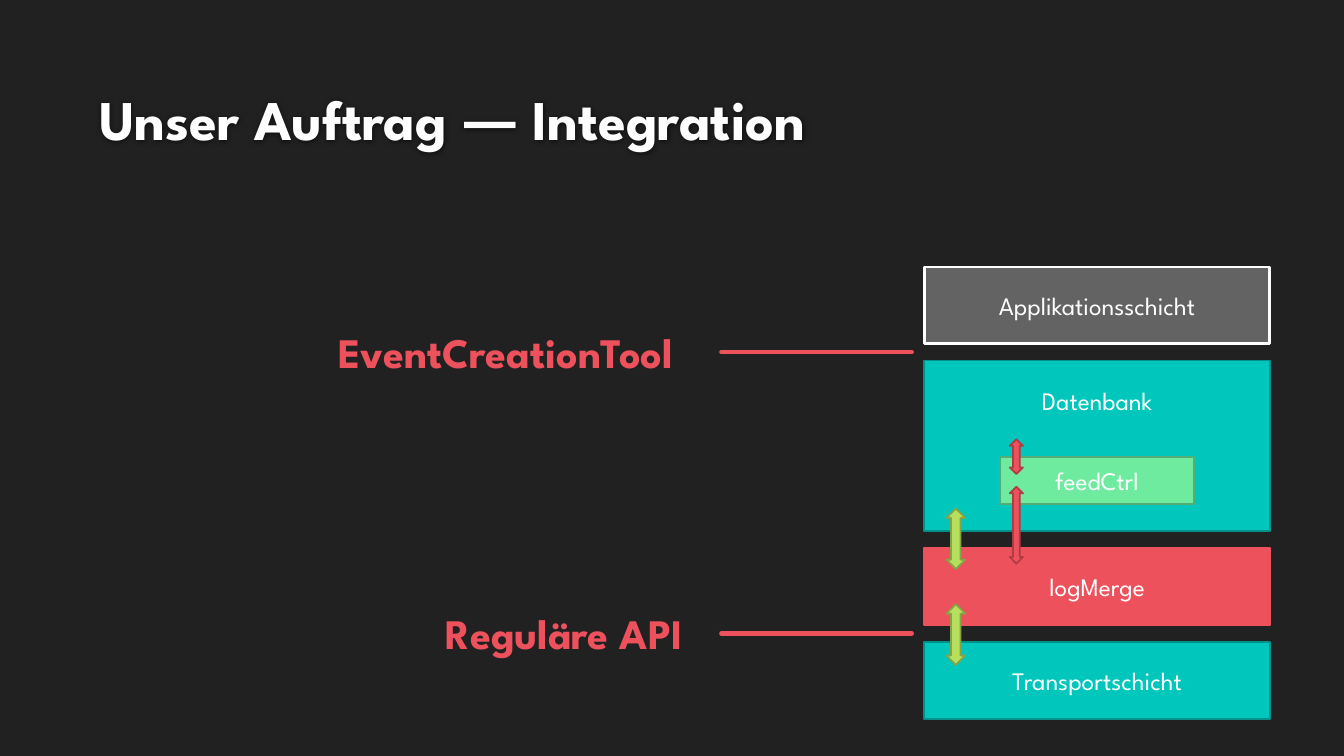
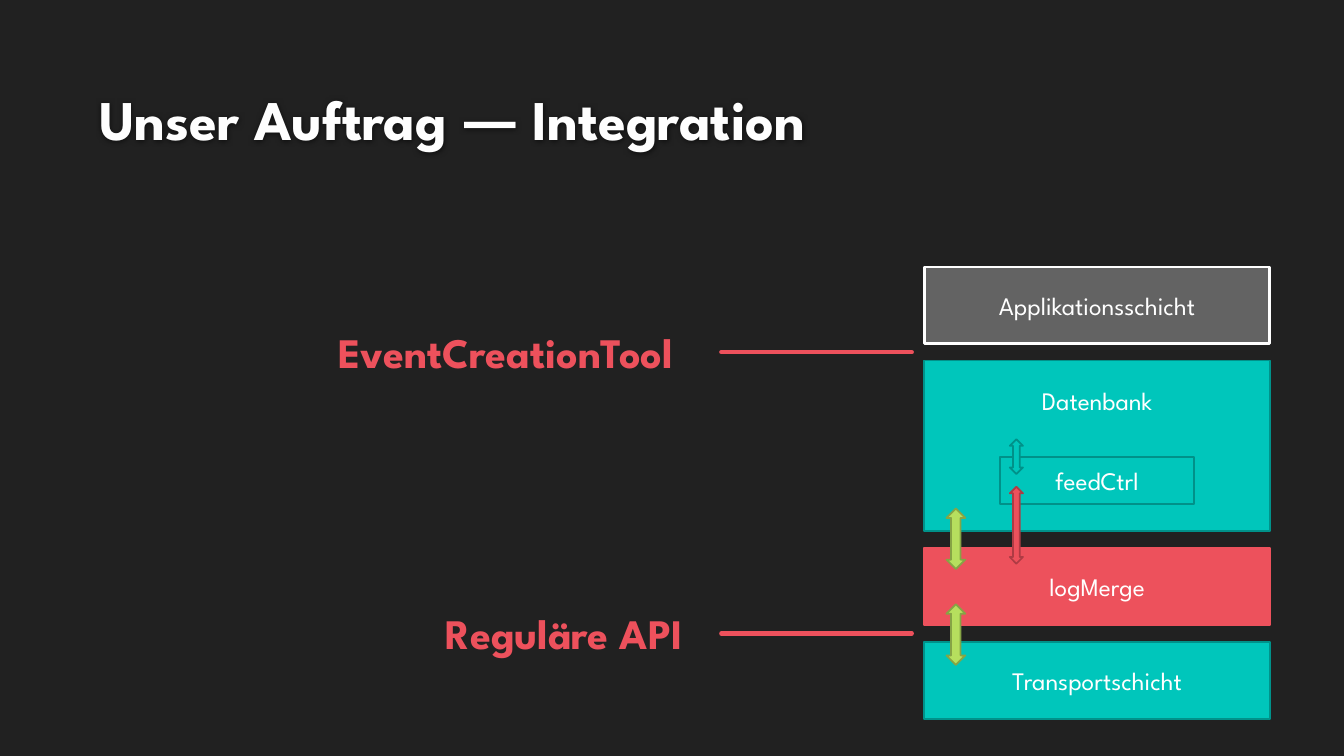
Before and after one commit to cn-uofbasel/BACnet, a slide deck: slide 5 of groups/04-logMerge/presentations/endpresentation.pptx. Drawn at 1344x756 pixels with LibreOffice and Linux fonts; fonts in the diff are those of the drawing; background and template pictures are left out. Boxes give left, top, right and bottom in pixels: in the first picture for what was removed or moved away, otherwise in the second. Text is boxed around its words. In the diff, an @@ line names an element or a change of style, - is before the commit and + after.

```diff
--- a/groups/04-logMerge/presentations/endpresentation.pptx
+++ b/groups/04-logMerge/presentations/endpresentation.pptx
@@ up down arrow at box(1010, 440, 1023, 475): fill #ED515C to #00C6BB; outline #AF3C44 1.25 pt to #009189 1.25 pt @@
@@ rectangle "feedCtrl" at box(1000, 458, 1194, 505): fill #6FEBA0 to #00C6BB; outline #52AE76 1.25 pt to #009189 1.25 pt @@
```
Also in this commit, not shown: 6 other slides changed, 6 slides added, 6 other files.
